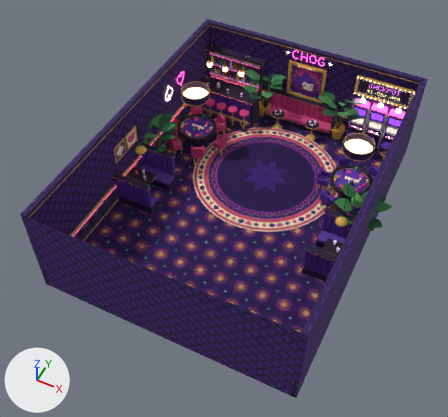
Renders of the glTF model client/public/models/chog/room.glb from each side of a commit.
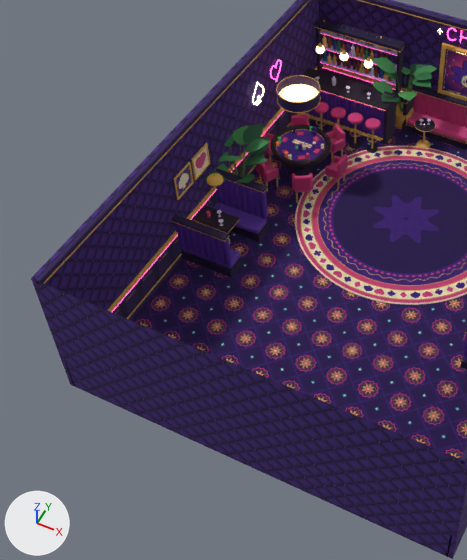
Each version is shown whole from a camera (50 mm lens) standing at (28.0, -72.5, 73.3) and looking at (-1.1, -14.4, 0.6), then close up on the part from 0% to 68% of the width and 8% to 96% of the height. The lights are fixed; the arrows at lower left show +X, +Y and +Z. The older version's two pictures come first. Vertices at exactly the same position are counted once.

Names of what the first close-up shows: 'RoomCarpet', 'RoomChogArt', 'RoomFlat', 'RoomGlow', 'RoomRug', 'RoomSuitCards', 'RoomVelvet'.
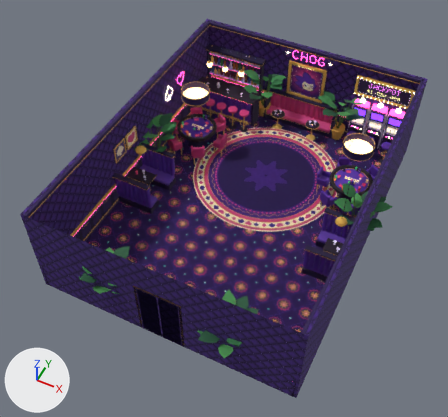
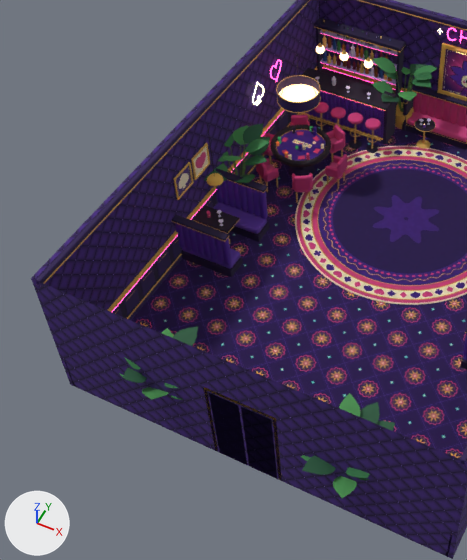
Pixel boxes [x1, y1, x2, y2] of what changed, in the close-ups (467 x 560 px):
'RoomFlat', reshaped: before [36, 0, 467, 556]; after [36, 0, 467, 554]
part 1 of me_mesh_2, added: after [204, 387, 276, 421]
part 2 of me_mesh_2, added: after [142, 387, 169, 400]
part 3 of me_mesh_2, added: after [123, 367, 147, 383]
part 4 of me_mesh_2, added (mostly hidden): after [162, 328, 174, 338]
part 5 of me_mesh_2, added: after [360, 402, 379, 424]
part 6 of me_mesh_2, added: after [124, 327, 395, 498]

The change, as a list of edits to the scene's bpy script:
```text
Change me_mesh_2:
    used by ob_roomflat; location = (0.0, 0.0, 0.0)
    remove me_mesh_2.from_pydata(...)  # 36555 vertices, 69616 faces; spans x -21.9..22.7, y -36.0..19.3, z -4.6..12.4
    add me_mesh_2.from_pydata(...)  # 39979 vertices, 76096 faces; spans x -21.9..22.7, y -38.3..19.3, z -4.6..12.4
    me_mesh_2 part 1: the loose piece of 56 vertices spanning x -20.0..-13.4, y -17.1..-16.1, z 1.5..1.7 is copied, and the copy is scaled about its middle by (-1.1, -0.604, 2.82), then moved by (16.7, -19.1, 4.1); it spans x -3.7..3.7, y -36.0..-35.4, z 5.4..6.0
    me_mesh_2 part 2: the loose piece of 61 vertices spanning x -11.0..-8.5, y 13.0..15.4, z 0.6..1.6 is copied, and the copy is multiplied about its middle by the matrix ((0.032, -0.997, -0.065), (0.987, 0.021, 0.161), (-0.159, -0.069, 0.985)), then moved by (0.9, -50.7, 1.1); it spans x -10.1..-7.6, y -37.6..-35.3, z 1.5..2.9
    me_mesh_2 part 3: the loose piece of 60 vertices spanning x -11.1..-8.6, y 15.6..17.7, z 1.5..2.1 is copied, and the copy is multiplied about its middle by the matrix ((-0.131, -1.021, 0.019), (0.879, 0.18, 0.027), (-0.096, 0.06, 0.752)), then moved by (-0.9, -53.0, 1.6); it spans x -11.8..-9.7, y -37.3..-35.2, z 3.0..3.8
    me_mesh_2 part 4: the loose piece of 62 vertices spanning x -18.5..-16.5, y -9.3..-7.5, z 4.0..4.9 is copied, and the copy is multiplied about its middle by the matrix ((-1.138, 0.149, -0.023), (0.126, -1.425, 0.062), (0.018, -0.045, 1.432)), then moved by (7.0, -23.6, -1.4); it spans x -11.6..-9.4, y -33.3..-30.6, z 2.3..3.7
    me_mesh_2 part 5: the loose piece of 61 vertices spanning x 14.4..17.2, y -8.8..-6.3, z 2.4..3.8 is copied, and the copy is multiplied about its middle by the matrix ((-0.372, 0.626, 0.021), (-0.802, -0.431, 0.241), (0.103, 0.046, 0.882)), then moved by (-5.9, -23.7, 0.6); it spans x 8.9..10.8, y -32.7..-29.6, z 3.3..4.2
    me_mesh_2 part 6: 3681 vertices added at x -12.0..13.1, y -38.3..-29.6, z -4.6..8.2
    other edits to the shape of me_mesh_2 do not show in these pictures
```
